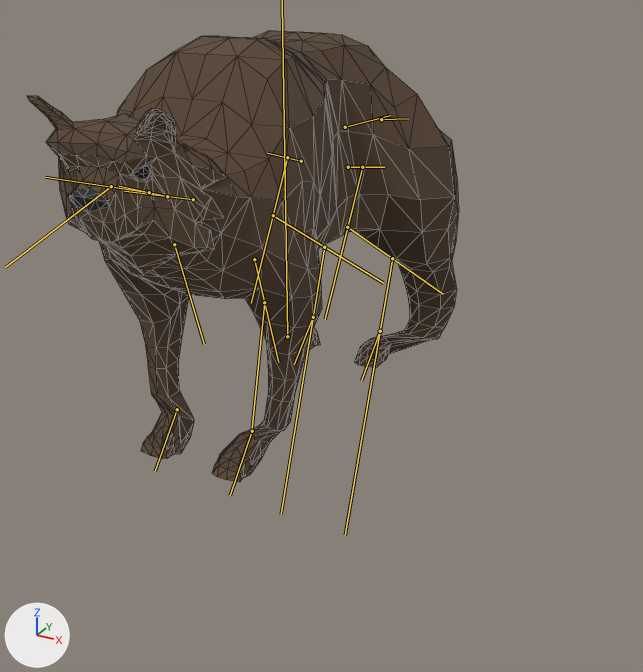
Before and after pictures for a commit that changed the glTF model tatry/public/models/animals/bear.glb.
Camera for both pictures: a 50 mm camera at (1.36, -2.25, 1.34) aimed at (0.17, -0.09, 0.26). The lights are fixed; the arrows at lower left show +X, +Y and +Z. The first picture is the older version. The bones that change are drawn over the model as lines. Mesh edges are drawn as thin lines.

Objects in the first picture: 'Wolf'.
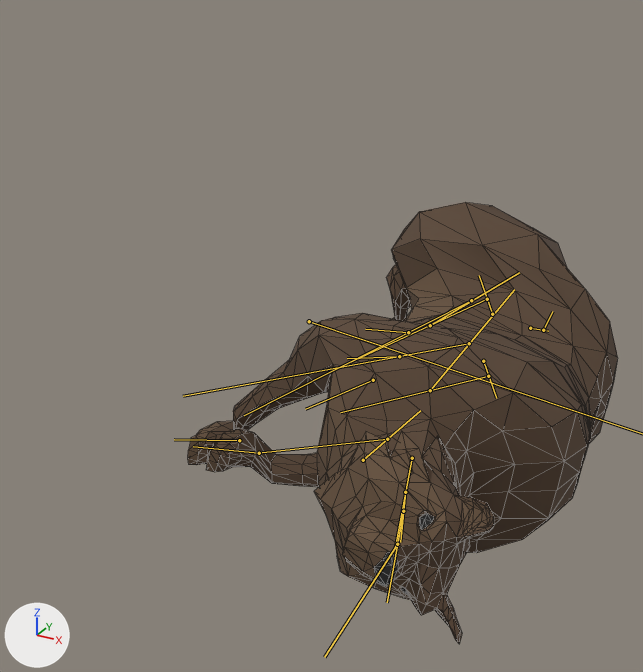
The newer file adds an action. The first version stands in its rest pose; the second is drawn at frame 24 of the action 'Death'.

Pixel boxes [x1, y1, x2, y2] of what changed, in the pictures (643 x 672 px):
'Wolf', posed: before [27, 30, 459, 482]; after [188, 202, 618, 644]
bone 'Neck1', root to tip: before (193, 199) to (124, 191); after (412, 458) to (395, 548)
bone 'Neck2', root to tip: before (167, 196) to (119, 186); after (405, 492) to (400, 542)
bone 'Neck3', root to tip: before (149, 192) to (45, 177); after (403, 511) to (387, 602)
bone 'Head', root to tip: before (111, 186) to (5, 267); after (397, 544) to (324, 657)
bone 'FrontUpperLeg.L', root to tip: before (254, 259) to (278, 362); after (363, 460) to (420, 410)
bone 'FrontLowerLeg.L', root to tip: before (264, 302) to (252, 428); after (387, 439) to (262, 452)
bone 'FrontUpperLeg.R', root to tip: before (174, 244) to (204, 344); after (373, 380) to (305, 409)
bone 'BackShoulder.L', root to tip: before (348, 167) to (384, 167); after (483, 361) to (496, 398)
bone 'BackLeg.L', root to tip: before (362, 167) to (325, 319); after (488, 376) to (340, 412)
bone 'BackUpperLeg.L', root to tip: before (347, 227) to (443, 294); after (430, 390) to (514, 289)
bone 'BackLowerLeg.L', root to tip: before (392, 258) to (345, 535); after (469, 343) to (183, 396)
bone 'BackShoulder.R', root to tip: before (301, 161) to (267, 153); after (492, 314) to (479, 275)
bone 'BackLeg.R', root to tip: before (287, 157) to (251, 303); after (487, 299) to (348, 363)
bone 'BackUpperLeg.R', root to tip: before (273, 215) to (383, 283); after (430, 325) to (519, 272)
bone 'BackLowerLeg.R', root to tip: before (324, 247) to (281, 514); after (471, 300) to (244, 415)
bone 'Tail2', root to tip: before (345, 127) to (390, 115); after (530, 328) to (548, 331)
bone 'Tail4', root to tip: before (381, 119) to (408, 118); after (543, 330) to (552, 311)
bone 'IKBackLeg.L', root to tip: before (380, 331) to (361, 380); after (399, 356) to (347, 358)
bone 'IKFrontLeg.L', root to tip: before (252, 431) to (230, 495); after (259, 453) to (193, 446)
bone 'IKBackLeg.R', root to tip: before (313, 317) to (294, 364); after (408, 332) to (365, 329)
bone 'IKFrontLeg.R', root to tip: before (177, 409) to (155, 471); after (239, 440) to (174, 439)

The edits, one by one:
Bone 'Body' (bone_body) moves from (0.0, 0.0, 0.0) to (0.19, 0.16, -0.02).
Bone 'Body' (bone_body) turns from (0, 0, 0) to (0, 4, -97) degrees about its own x, y and z.
Bone 'Neck1' (bone_neck1) turns from (0, 0, 0) to (0, -1, 16) degrees about its own x, y and z.
Bone 'Neck2' (bone_neck2) turns from (0, 0, 0) to (0, -1, -17) degrees about its own x, y and z.
Bone 'Neck3' (bone_neck3) turns from (0, 0, 0) to (0, -1, -6) degrees about its own x, y and z.
Bone 'Head' (bone_head) turns from (0, 0, 0) to (16, -11, 10) degrees about its own x, y and z.
Bone 'FrontUpperLeg.L' (bone_frontupperleg_l) turns from (0, 0, 0) to (75, 2, -15) degrees about its own x, y and z.
Bone 'FrontLowerLeg.L' (bone_frontlowerleg_l) turns from (0, 0, 0) to (95, 0, 0) degrees about its own x, y and z.
Bone 'FrontUpperLeg.R' (bone_frontupperleg_r) turns from (0, 0, 0) to (4, 0, -44) degrees about its own x, y and z.
Bone 'BackShoulder.L' (bone_backshoulder_l) turns from (0, 0, 0) to (7, -6, 26) degrees about its own x, y and z.
Bone 'BackLeg.L' (bone_backleg_l) turns from (0, 0, 0) to (-6, -4, 4) degrees about its own x, y and z.
Bone 'BackUpperLeg.L' (bone_backupperleg_l) turns from (0, 0, 0) to (37, 2, 5) degrees about its own x, y and z.
Bone 'BackLowerLeg.L' (bone_backlowerleg_l) turns from (0, 0, 0) to (51, 2, -3) degrees about its own x, y and z.
Bone 'BackShoulder.R' (bone_backshoulder_r) turns from (0, 0, 0) to (-6, -12, 39) degrees about its own x, y and z.
Bone 'BackLeg.R' (bone_backleg_r) turns from (0, 0, 0) to (-3, 2, -2) degrees about its own x, y and z.
Bone 'BackUpperLeg.R' (bone_backupperleg_r) turns from (0, 0, 0) to (16, -1, -2) degrees about its own x, y and z.
Bone 'BackLowerLeg.R' (bone_backlowerleg_r) turns from (0, 0, 0) to (21, 0, 1) degrees about its own x, y and z.
Bone 'Tail2' (bone_tail2) turns from (0, 0, 0) to (2, 2, -27) degrees about its own x, y and z.
Bone 'Tail4' (bone_tail4) turns from (0, 0, 0) to (-2, -1, 17) degrees about its own x, y and z.
Bone 'IKBackLeg.L' (bone_ikbackleg_l) moves from (0.0, 0.0, 0.0) to (0.25, 0.18, 0.03).
Bone 'IKBackLeg.L' (bone_ikbackleg_l) turns from (0, 0, 0) to (-55, -46, 102) degrees about its own x, y and z.
Bone 'IKFrontLeg.L' (bone_ikfrontleg_l) moves from (0.0, 0.0, 0.0) to (0.05, 0.13, 0.11).
Bone 'IKFrontLeg.L' (bone_ikfrontleg_l) turns from (0, 0, 0) to (-54, -37, 112) degrees about its own x, y and z.
Bone 'IKBackLeg.R' (bone_ikbackleg_r) moves from (0.0, 0.0, 0.0) to (0.84, -0.14, 0.26).
Bone 'IKBackLeg.R' (bone_ikbackleg_r) turns from (0, 0, 0) to (16, -22, 84) degrees about its own x, y and z.
Bone 'IKFrontLeg.R' (bone_ikfrontleg_r) moves from (0.0, 0.0, 0.0) to (0.51, 0.08, 0.14).
Bone 'IKFrontLeg.R' (bone_ikfrontleg_r) turns from (0, 0, 0) to (-48, -39, 102) degrees about its own x, y and z.
